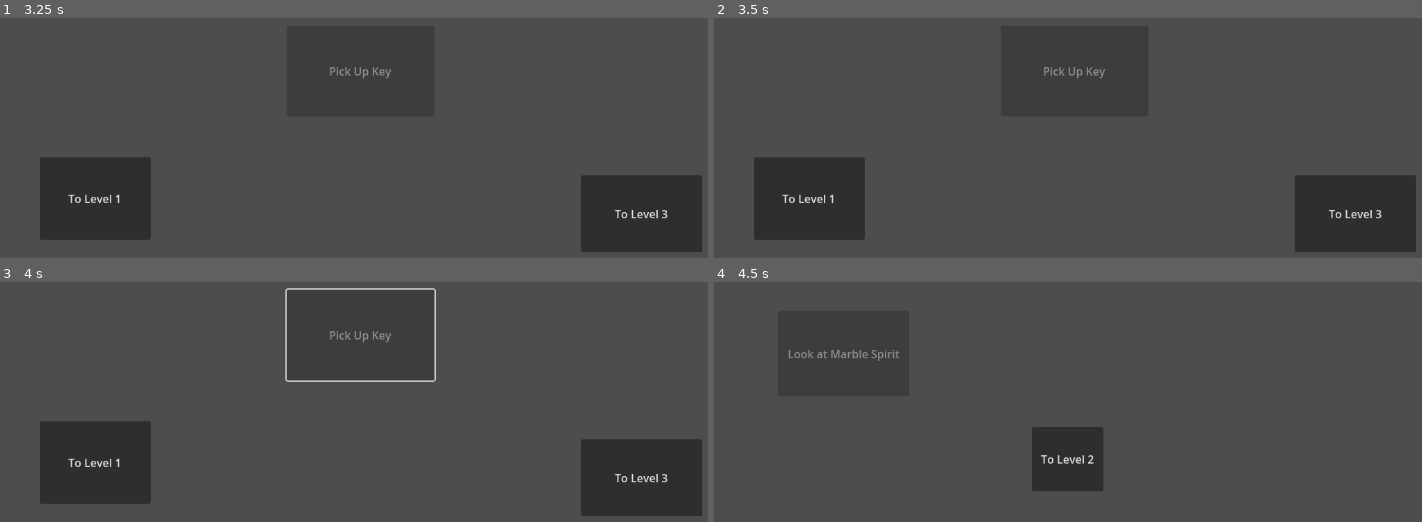
Above: before the commit, frames 1-4 (two rows, left to right).
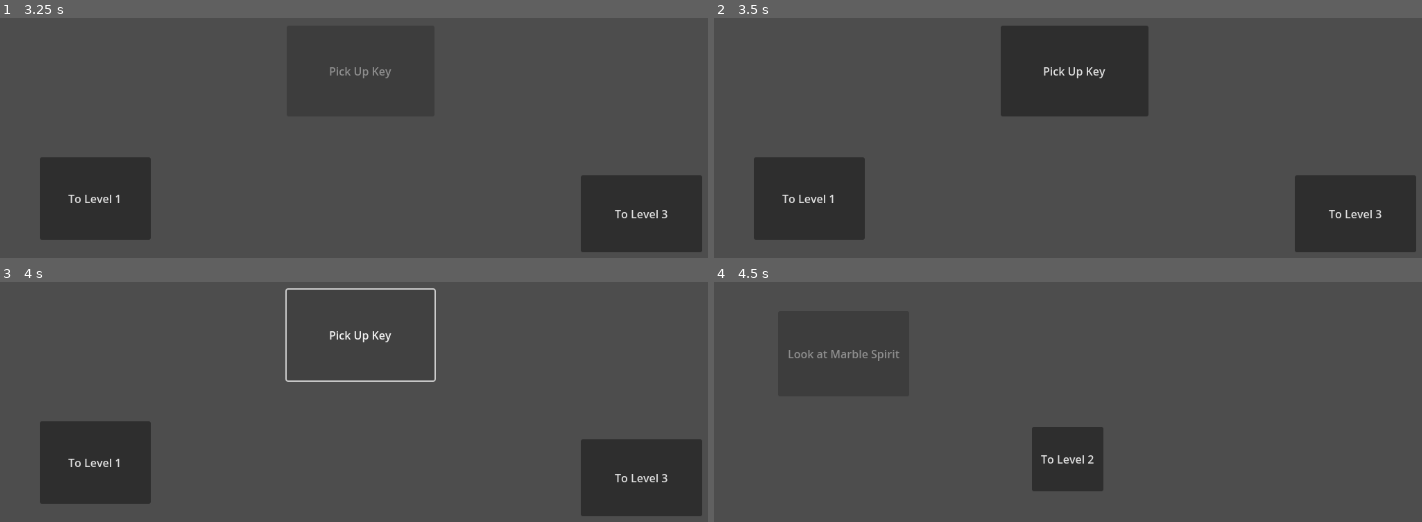
Above: after the commit, the same moments.

Repository: Alvbatross/EventSystemConcept
Game: Godot game, scene res://Scenes/Main.tscn
The game is run twice, just before and just after one commit, with the same random seed, the same clock (stepped at 60 frames per second) and the same inputs. Sound files missing from this copy of the repository are replaced by a short silence.
Inputs (mouse positions are in pixels of both pictures, inside the frame that each line leads up to):
- Up to frame 1 (3.25 s): click "To Level 2" at 0.5 s; click "To Level 1" at 1.25 s; click "Look at Marble Spirit" at 2 s; click "To Level 2" at 2.75 s
- Up to frame 2 (3.5 s): no input
- Up to frame 3 (4 s): click (361, 334) at 3.5 s, where only the run after the commit has a clickable "Pick Up Key"
- Up to frame 4 (4.5 s): click "To Level 1" at 4.25 s

Frame 1 is identical in both runs. In frame 2, 0.1% of the frame differs, in the area x 46-56%, y 20-25%; in frame 3, 0.2%, in the area x 46-56%, y 20-26%; in frame 4, nothing differs.

Commit message:
Automated Sound

Diff:
--- a/Assets/Json/EventLibrary.json
+++ b/Assets/Json/EventLibrary.json
@@ -3,42 +3,75 @@
 		"Event_Name": "BGMPlayerOutside",
 		"Event_Category": "BGM",
 		"Oneshot": false,
-		"Event_Prerequisites": []
+		"Event_Prerequisites": [],
+		"Event_Completion_Flags": [],
+		"Event_Sound": "01 - Outside (Tutorial), Waterfall Area (B-2), On Boat (C-3) v1 Full Loopable",
+		"Loop_Sound": true,
+		"Loop_Interval": 0
 	},
 	{
 		"Event_Name": "BGMPlayerInA1",
 		"Event_Category": "BGM",
 		"Oneshot": false,
-		"Event_Prerequisites": []
+		"Event_Prerequisites": [],
+		"Event_Completion_Flags": [],
+		"Event_Sound": "02 - Maintenance Workshop (A-1, C-4) v1 Full Loopable",
+		"Loop_Sound": true,
+		"Loop_Interval": 0
 	},
 	{
 		"Event_Name": "DialogueLookAtMe",
 		"Event_Category": "DIALOGUE",
 		"Oneshot": true,
-		"Event_Prerequisites": []
+		"Event_Prerequisites": [],
+		"Event_Completion_Flags": [
+			"DialogueLookAtMe_Done"
+		],
+		"Event_Sound": "VE_VO_ZT_MRBLSPRT_01_HelloMe",
+		"Loop_Sound": false,
+		"Loop_Interval": 0
 	},
 	{
 		"Event_Name": "ActionLookAtMarbleSpirit",
 		"Event_Category": "ACTION",
 		"Oneshot": true,
 		"Event_Prerequisites": [
-			"DialogueLookAtMe"
-		]
+			"DialogueLookAtMe_Done"
+		],
+		"Event_Completion_Flags": [
+			"ActionLookAtMarbleSpirit_Done",
+			"WaypointToTut2_Open"
+		],
+		"Event_Sound": "VE_VO_ZT_MRBLSPRT_02_HeyHere",
+		"Loop_Sound": true,
+		"Loop_Interval": 3
 	},
 	{
 		"Event_Name": "DialogueGateIsLocked",
 		"Event_Category": "DIALOGUE",
 		"Oneshot": true,
 		"Event_Prerequisites": [
-			"ActionLookAtMarbleSpirit"
-		]
+			"ActionLookAtMarbleSpirit_Done"
+		],
+		"Event_Completion_Flags": [
+			"DialogueGateIsLocked_Done"
+		],
+		"Event_Sound": "VE_VO_ZT_MRBLSPRT_03_TheGateIsLocked",
+		"Loop_Sound": false,
+		"Loop_Interval": 0
 	},
 	{
 		"Event_Name": "ActionPickUpKey",
 		"Event_Category": "ACTION",
 		"Oneshot": true,
 		"Event_Prerequisites": [
-			"DialogueDoorIsLocked"
-		]
+			"DialogueGateIsLocked_Done"
+		],
+		"Event_Completion_Flags": [
+			"ActionPickUpKey_Done"
+		],
+		"Event_Sound": "VE_VO_ZT_MRBLSPRT_04_GoKey",
+		"Loop_Sound": true,
+		"Loop_Interval": 3
 	}
 ]
--- a/Scenes/AudioHandler.gd
+++ b/Scenes/AudioHandler.gd
@@ -1,24 +1,16 @@
 extends Node
 
-enum AudioKeys {
-	OUTSIDE,
-	INSIDE,
-	LOOK_AT_MRBL_SPRT_INIT,
-	LOOK_AT_MRBL_SPRT_CONTD,
-	GATE_IS_LOCKED,
-	PICK_UP_THE_KEY
-}
 
 @export var bgm_locations : Dictionary = {
-	AudioKeys.OUTSIDE : preload("res://Assets/Sound/01 - Outside (Tutorial), Waterfall Area (B-2), On Boat (C-3) v1 Full Loopable.wav"),
-	AudioKeys.INSIDE : preload("res://Assets/Sound/02 - Maintenance Workshop (A-1, C-4) v1 Full Loopable.wav")
+	"01 - Outside (Tutorial), Waterfall Area (B-2), On Boat (C-3) v1 Full Loopable" : preload("res://Assets/Sound/01 - Outside (Tutorial), Waterfall Area (B-2), On Boat (C-3) v1 Full Loopable.wav"),
+	"02 - Maintenance Workshop (A-1, C-4) v1 Full Loopable" : preload("res://Assets/Sound/02 - Maintenance Workshop (A-1, C-4) v1 Full Loopable.wav")
 }
 
 @export var dialogue_locations : Dictionary = {
-	AudioKeys.LOOK_AT_MRBL_SPRT_INIT : preload("res://Assets/Sound/VE_VO_ZT_MRBLSPRT_01_HelloMe.ogg"),
-	AudioKeys.LOOK_AT_MRBL_SPRT_CONTD : preload("res://Assets/Sound/VE_VO_ZT_MRBLSPRT_02_HeyHere.ogg"),
-	AudioKeys.GATE_IS_LOCKED : preload("res://Assets/Sound/VE_VO_ZT_MRBLSPRT_03_TheGateIsLocked.ogg"),
-	AudioKeys.PICK_UP_THE_KEY : preload("res://Assets/Sound/VE_VO_ZT_MRBLSPRT_04_GoKey.ogg")
+	"VE_VO_ZT_MRBLSPRT_01_HelloMe" : preload("res://Assets/Sound/VE_VO_ZT_MRBLSPRT_01_HelloMe.ogg"),
+	"VE_VO_ZT_MRBLSPRT_02_HeyHere" : preload("res://Assets/Sound/VE_VO_ZT_MRBLSPRT_02_HeyHere.ogg"),
+	"VE_VO_ZT_MRBLSPRT_03_TheGateIsLocked" : preload("res://Assets/Sound/VE_VO_ZT_MRBLSPRT_03_TheGateIsLocked.ogg"),
+	"VE_VO_ZT_MRBLSPRT_04_GoKey" : preload("res://Assets/Sound/VE_VO_ZT_MRBLSPRT_04_GoKey.ogg")
 }
 
 @onready var bgm_player := $BGMPlayer
--- a/Scenes/EventHandler.gd
+++ b/Scenes/EventHandler.gd
@@ -3,7 +3,7 @@
 var current_bgm
 
 var event_library : Dictionary = {}
-
+var ongoing_events : Array = []
 var finished_events : Array = []
 
 func _ready():
@@ -20,6 +20,10 @@
 		output_dictionary[key["Event_Name"]] = {
 			"Event_Category" : key["Event_Category"],
 			"Oneshot" : key["Oneshot"],
-			"Event_Prerequisites" : key["Event_Prerequisites"]
+			"Event_Prerequisites" : key["Event_Prerequisites"],
+			"Event_Completion_Flags" : key["Event_Completion_Flags"],
+			"Event_Sound" : key["Event_Sound"],
+			"Loop_Sound" : key["Loop_Sound"],
+			"Loop_Interval" : key["Loop_Interval"]
 		}
 	return output_dictionary
--- a/Scenes/Events/ActionLookAtMarbleSpirit.gd
+++ b/Scenes/Events/ActionLookAtMarbleSpirit.gd
@@ -5,9 +5,7 @@
 func _on_event_started() -> void:
 	look_at_marble_spirit_button.disabled = false
 	await get_tree().create_timer(3.0).timeout
-	AudioHandler.play_dialogue(AudioHandler.AudioKeys.LOOK_AT_MRBL_SPRT_CONTD)
-	await AudioHandler.dialogue_player.finished
-	_on_event_started()
+	play_event_sound()
 
 
 func _on_look_at_marble_spirit_button_pressed():
--- a/Scenes/Events/ActionPickUpKey.gd
+++ b/Scenes/Events/ActionPickUpKey.gd
@@ -5,9 +5,7 @@
 func _on_event_started():
 	pick_up_key_button.disabled = false
 	await get_tree().create_timer(3.0).timeout
-	AudioHandler.play_dialogue(AudioHandler.AudioKeys.PICK_UP_THE_KEY)
-	await AudioHandler.dialogue_player.finished
-	_on_event_started()
+	play_event_sound()
 
 
 func _on_pick_up_key_pressed():
--- a/Scenes/Events/BGMPlayerInA1.gd
+++ b/Scenes/Events/BGMPlayerInA1.gd
@@ -2,5 +2,4 @@
 
 
 func _on_event_started():
-	EventHandler.current_bgm = event_name
-	AudioHandler.play_bgm(AudioHandler.AudioKeys.INSIDE)
+	play_event_sound()
--- a/Scenes/Events/BGMPlayerOutside.gd
+++ b/Scenes/Events/BGMPlayerOutside.gd
@@ -2,5 +2,4 @@
 
 
 func _on_event_started():
-	EventHandler.current_bgm = event_name
-	AudioHandler.play_bgm(AudioHandler.AudioKeys.OUTSIDE)
+	play_event_sound()
--- a/Scenes/Events/DialogueGateIsLocked.gd
+++ b/Scenes/Events/DialogueGateIsLocked.gd
@@ -2,6 +2,6 @@
 
 
 func _on_event_started():
-	AudioHandler.play_dialogue(AudioHandler.AudioKeys.GATE_IS_LOCKED)
-	await AudioHandler.dialogue_player.finished
+	play_event_sound()
+	await event_sound_done
 	close_event()
--- a/Scenes/Events/DialogueLookAtMe.gd
+++ b/Scenes/Events/DialogueLookAtMe.gd
@@ -2,6 +2,6 @@
 
 
 func _on_event_started() -> void:
-	AudioHandler.play_dialogue(AudioHandler.AudioKeys.LOOK_AT_MRBL_SPRT_INIT)
-	await AudioHandler.dialogue_player.finished
+	play_event_sound()
+	await event_sound_done
 	close_event()
--- a/Scenes/Events/Event.gd
+++ b/Scenes/Events/Event.gd
@@ -4,10 +4,17 @@
 signal event_started()
 signal event_ended()
 
+signal event_sound_done()
+
+var event_name : String
 var event_category : String
-var event_name : String
+var oneshot : bool
 var event_prerequisites : Array
-@export var oneshot : bool
+var event_completion_flags : Array
+var event_sound : String
+var loop_sound : bool
+var loop_interval : float
+
 
 var prerequisites_done : bool = true
 var is_ongoing : bool = false
@@ -21,7 +28,7 @@
 			queue_free()
 			return
 	elif oneshot:
-		if event_name in EventHandler.finished_events:
+		if (event_name + "_Done") in EventHandler.finished_events:
 			queue_free()
 			return
 
@@ -36,6 +43,10 @@
 		event_category = EventHandler.event_library[event_name]["Event_Category"]
 		oneshot = EventHandler.event_library[event_name]["Oneshot"]
 		event_prerequisites = EventHandler.event_library[event_name]["Event_Prerequisites"]
+		event_completion_flags = EventHandler.event_library[event_name]["Event_Completion_Flags"]
+		event_sound = EventHandler.event_library[event_name]["Event_Sound"]
+		loop_sound = EventHandler.event_library[event_name]["Loop_Sound"]
+		loop_interval = EventHandler.event_library[event_name]["Loop_Interval"]
 	else:
 		print("Event " + event_name + " Not Found")
 
@@ -55,12 +66,28 @@
 
 
 func close_event() -> void:
-	EventHandler.finished_events.append(event_name)
+	for flag in event_completion_flags:
+		EventHandler.finished_events.append(flag)
 	queue_free()
 	print(EventHandler.finished_events)
 	await tree_exited
 	emit_signal("event_ended")
 
 
+func play_event_sound():
+	if event_category == "BGM":
+		EventHandler.current_bgm = event_name
+		AudioHandler.play_bgm(event_sound)
+		await AudioHandler.bgm_player.finished
+	else:
+		AudioHandler.play_dialogue(event_sound)
+		await AudioHandler.dialogue_player.finished
+		emit_signal("event_sound_done")
+
+	if loop_sound:
+		await get_tree().create_timer(loop_interval).timeout
+		play_event_sound()
+
+
 func _on_event_started():
 	pass
--- a/Scenes/Levels/Level2.tscn
+++ b/Scenes/Levels/Level2.tscn
@@ -15,11 +15,9 @@
 
 [node name="DialogueGateIsLocked" parent="Events" index="1" instance=ExtResource("2_yq28i")]
 script = ExtResource("4_ar618")
-oneshot = true
 
 [node name="ActionPickUpKey" parent="Events" index="2" instance=ExtResource("2_yq28i")]
 script = ExtResource("5_xo6p2")
-oneshot = true
 
 [node name="ToLevel1Button" type="Button" parent="CanvasLayer" index="0"]
 offset_left = 105.0
--- a/Scenes/Levels/Level3.tscn
+++ b/Scenes/Levels/Level3.tscn
@@ -8,7 +8,7 @@
 [node name="Level 3" instance=ExtResource("1_jl84f")]
 script = ExtResource("2_vcntv")
 
-[node name="Inside" parent="Events" index="0" instance=ExtResource("2_pqpyb")]
+[node name="BGMPlayerInA1" parent="Events" index="0" instance=ExtResource("2_pqpyb")]
 script = ExtResource("3_mpa21")
 
 [node name="ToLevel2Button" type="Button" parent="CanvasLayer" index="0"]
@@ -17,6 +17,3 @@
 offset_right = 232.0
 offset_bottom = 380.0
 text = "To Level 2"
-
-[connection signal="event_ended" from="Events/Inside" to="Events" method="_on_event_ended"]
-[connection signal="event_started" from="Events/Inside" to="Events/Inside" method="_on_event_started"]
